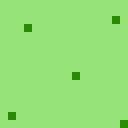
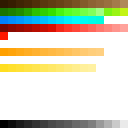
Two versions of the same layered image (128x128). Layer-by-layer changes:
hid "Grass" over box(0, 0, 128, 128)
showed group "Furniture" (1 layers) over box(0, 0, 128, 128)
showed "Furniture_albedo", painted on it over box(0, 0, 128, 128)
